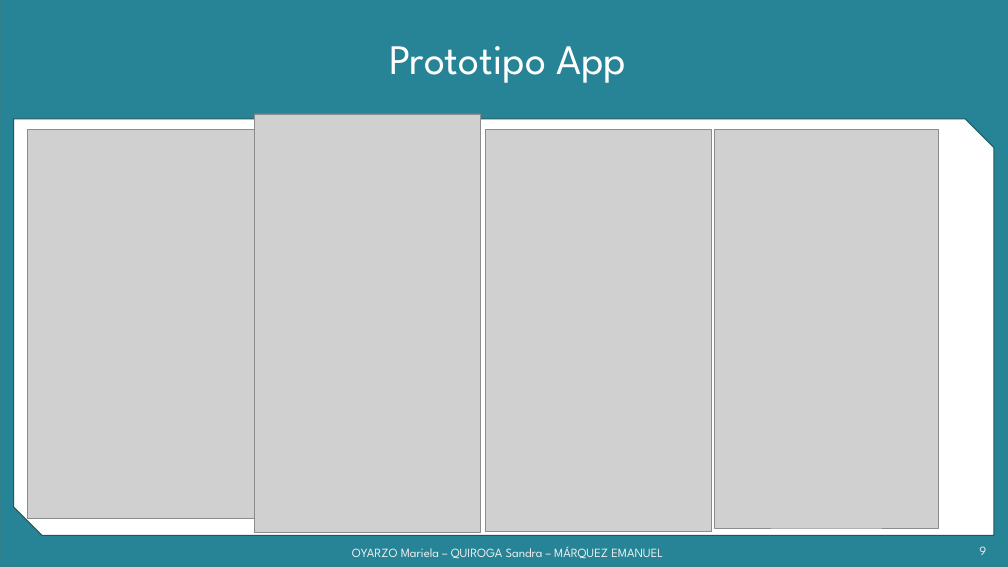
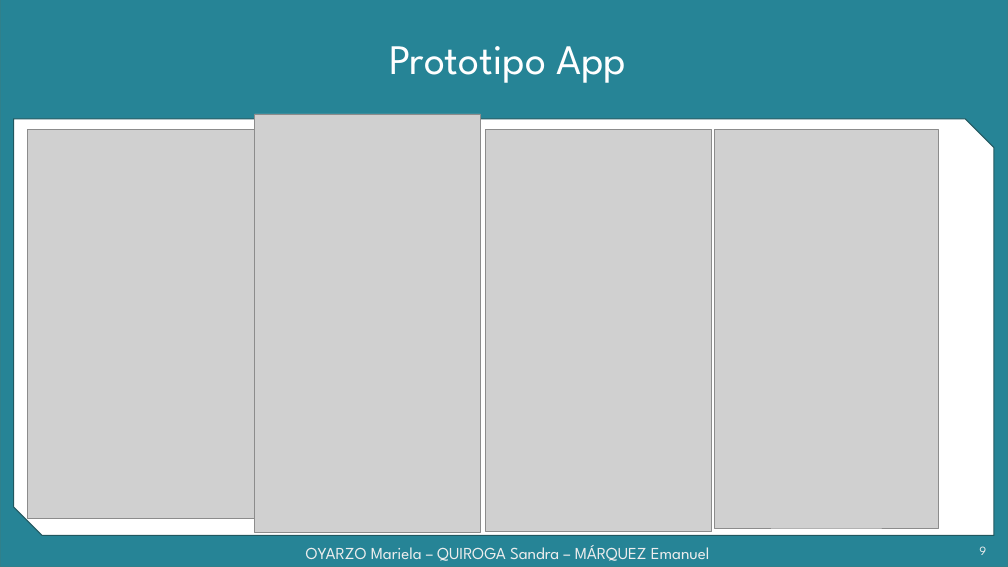
Before and after one commit to grupoyenu/yenu, a slide deck: slide 9 of 08. Presentaciones/Presentación 5 Parcial - 17.10.17.pptx. Drawn at 1008x567 pixels with LibreOffice and Linux fonts; fonts in the diff are those of the drawing; grey boxes stand for pictures; background and template pictures are left out. Boxes give left, top, right and bottom in pixels: in the first picture for what was removed or moved away, otherwise in the second. Text is boxed around its words. In the diff, an @@ line names an element or a change of style, - is before the commit and + after.

```diff
--- a/08. Presentaciones/Presentación 5 Parcial - 17.10.17.pptx
+++ b/08. Presentaciones/Presentación 5 Parcial - 17.10.17.pptx
@@ text at [306, 545, 710, 561]: text changed; size 12 to 16 pt @@
-OYARZO Mariela – QUIROGA Sandra – MÁRQUEZ EMANUEL
+OYARZO Mariela – QUIROGA Sandra – MÁRQUEZ Emanuel
```
Also in this commit, not shown: 7 other slides changed, 3 slides added.
